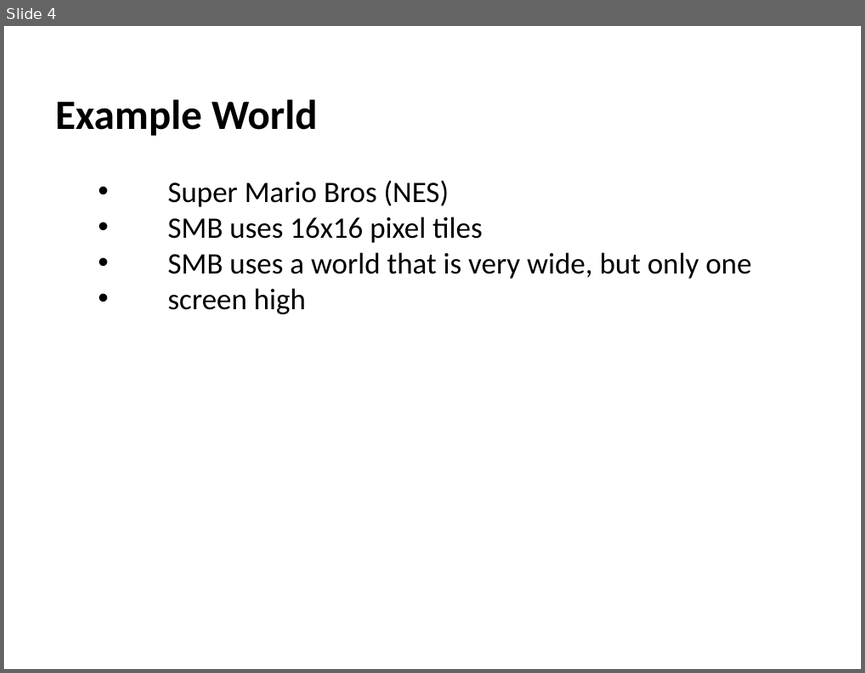
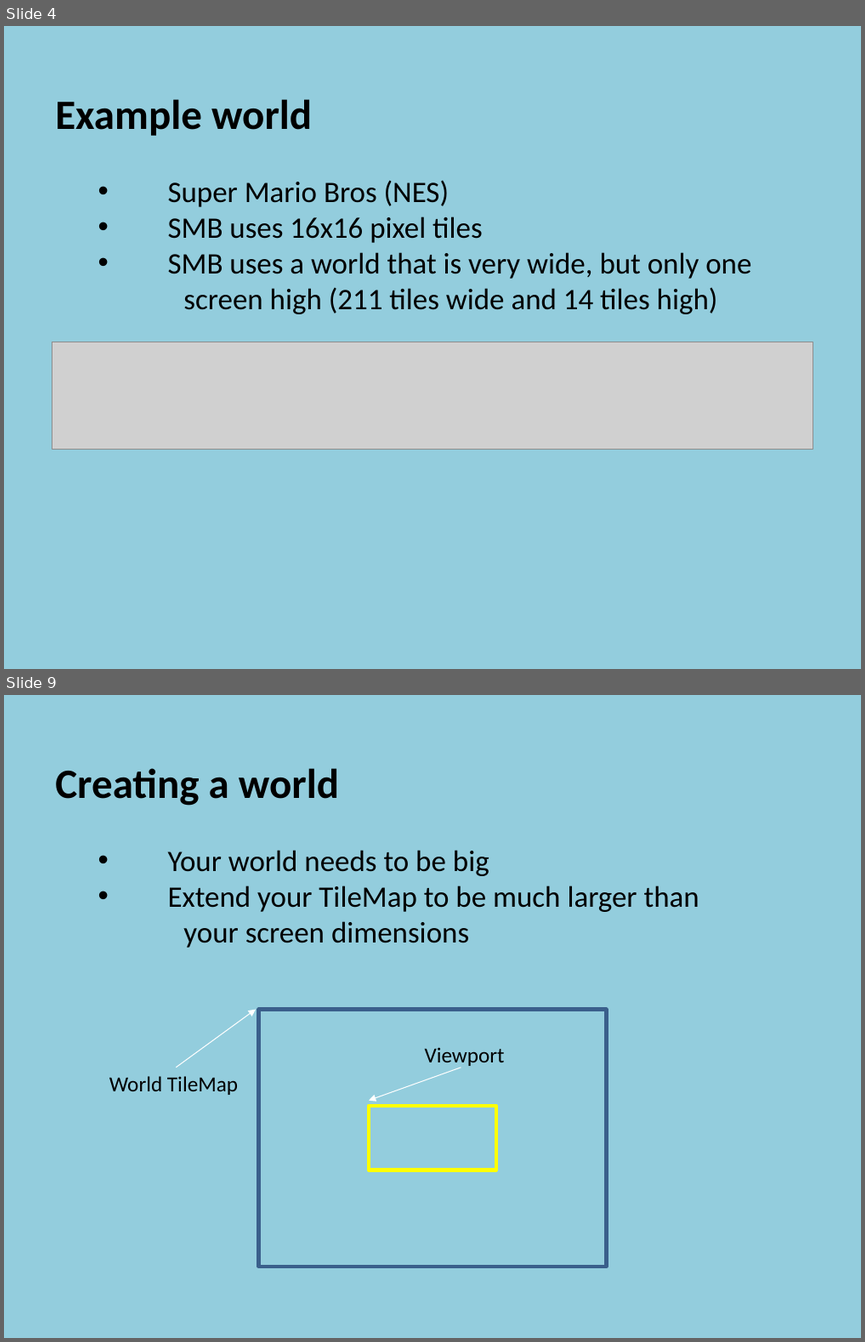
Before and after one commit to szetko/course-materials, a slide deck: Programming 4/07.1 Manual Scrolling Tile Map/07.1 Manual Scrolling Tile Map.pptx. Shown one above the other, each under a label of ours: slide 4 before the commit, slides 4 and 9 after it; the slides between them are not shown. The pictures are 865x673 and 865x1342 pixels, drawn with LibreOffice and Linux fonts; fonts in the diff are those of the drawing; grey boxes stand for pictures. Boxes give left, top, right and bottom in pixels: in the first picture for what was removed or moved away, otherwise in the second. Text is boxed around its words. In the diff, an @@ line names an element or a change of style, - is before the commit and + after.

```diff
--- a/Programming 4/07.1 Manual Scrolling Tile Map/07.1 Manual Scrolling Tile Map.pptx
+++ b/Programming 4/07.1 Manual Scrolling Tile Map/07.1 Manual Scrolling Tile Map.pptx
@@ slide 9 added at (4,695,861,1338), background #93CDDD @@
@@ text added at (55,768,699,947), 25 pt, text #000000 @@
+  Creating a world
+    • Your world needs to be big
+    • Extend your TileMap to be much larger than
+    your screen dimensions
@@ arrow added from (177, 1066) to (256, 1009), #FFFFFF 0.75 pt @@
@@ rectangle added at (258,1009,607,1266), outline #3A5F8C 3 pt @@
@@ text added at (425,1047,505,1067), 18 pt, text #000000 @@
+Viewport
@@ text added at (109,1076,238,1095), 18 pt, text #000000 @@
+World TileMap
@@ arrow added from (460, 1066) to (369, 1100), #FFFFFF 0.75 pt @@
@@ rectangle added at (369,1106,497,1169), outline #FFFF00 3 pt @@
@@ slide 4 changed as well @@
@@ background #FFFFFF to #93CDDD @@
@@ text at (55,99,312,136): text changed @@
-  Example World
+  Example world
@@ text at (183,287,718,314): text changed @@
-    • screen high
+    screen high (211 tiles wide and 14 tiles high)
@@ picture added at (52,341,813,448) @@
```
Also in this commit, not shown: 3 other slides changed, 15 other slides added, 13 other files.
